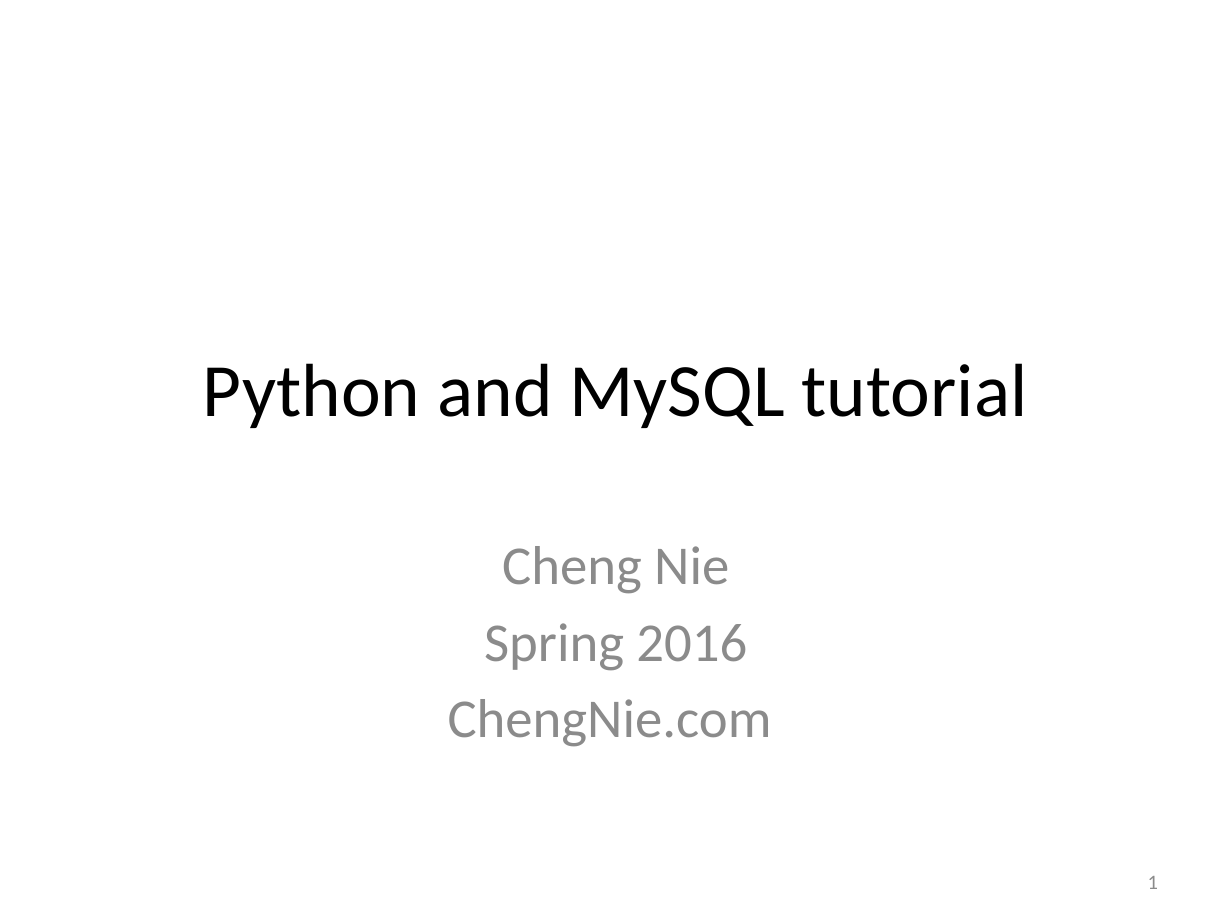
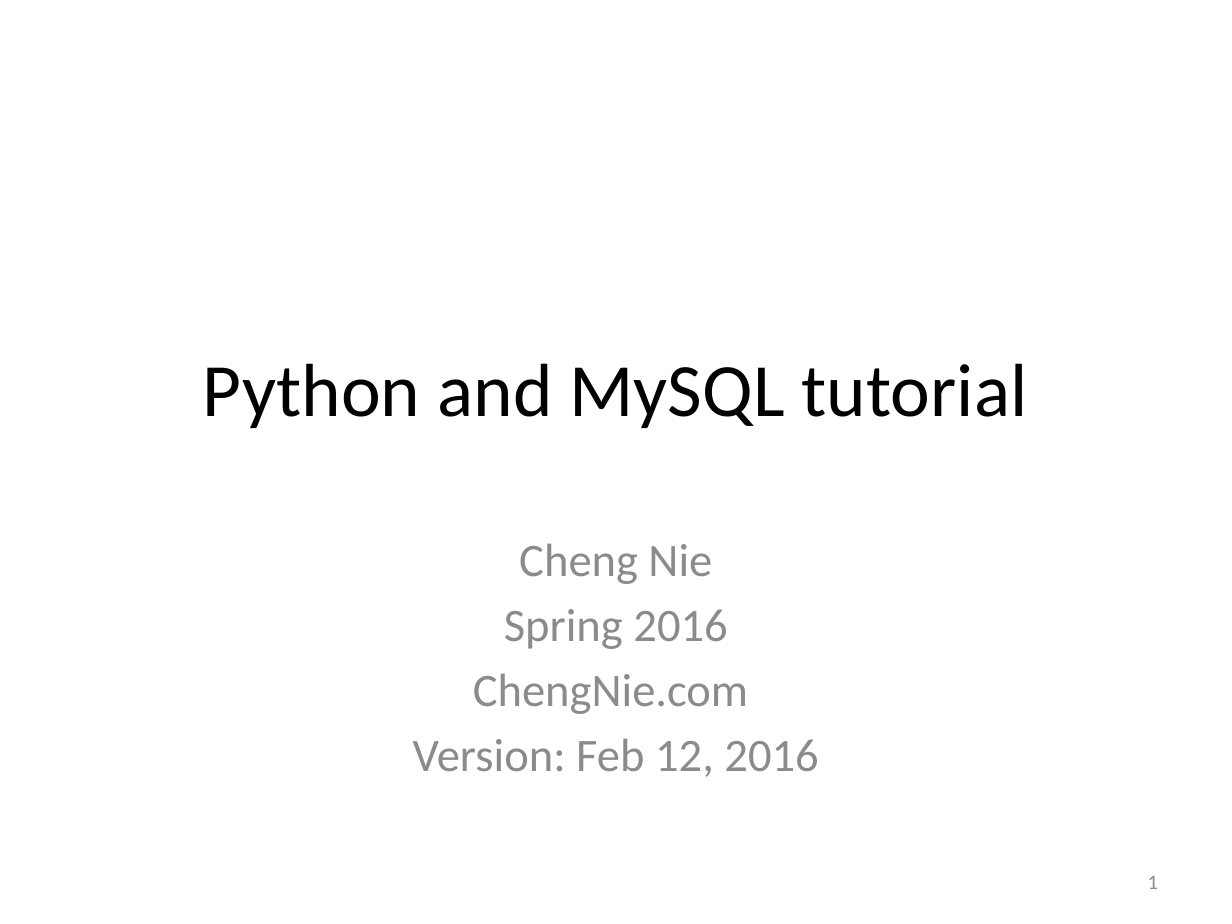
Before and after one commit to cniedotus/Python_scrape, a slide deck: slide 1 of Python Tutorial.pptx. Drawn at 1232x924 pixels with LibreOffice and Linux fonts; fonts in the diff are those of the drawing. Boxes give left, top, right and bottom in pixels: in the first picture for what was removed or moved away, otherwise in the second. Text is boxed around its words. In the diff, an @@ line names an element or a change of style, - is before the commit and + after.

Commit message:
Slides version added

```diff
--- a/Python Tutorial.pptx
+++ b/Python Tutorial.pptx
@@ subtitle at (x1=473, y1=543, x2=748, y2=714): size 32 to 27.2 pt in "Cheng Nie", "Spring 2016", "ChengNie.com" @@
@@ subtitle at (x1=413, y1=738, x2=818, y2=777): paragraph added @@
+Version: Feb 12, 2016
```
Also in this commit, not shown: 1 other slide changed.
